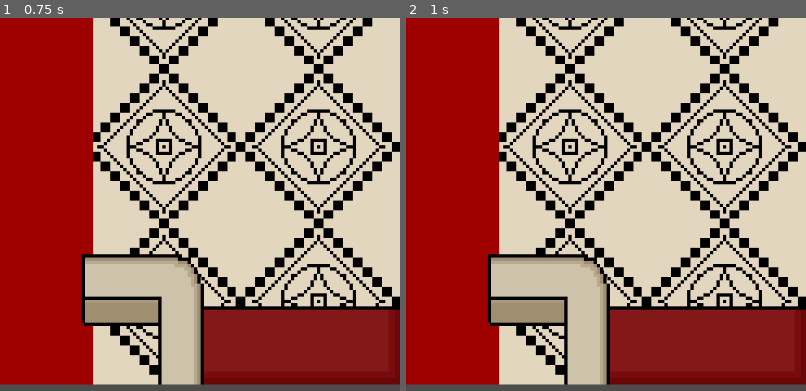
Above: before the commit, frames 1-2 (left to right).
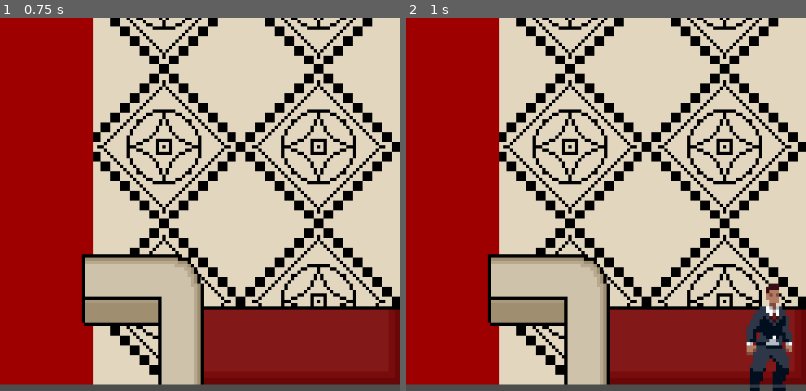
Above: after the commit, the same moments.

Repository: vulcanphoenix/Dine-Hard
Game: Godot game, scene res://Sprites/world/world.tscn
Same seed, same stepped clock (60 frames per second), same inputs: the game is played once before the commit and once after it.
Inputs:
- Up to frame 1 (0.75 s): tap Enter at 0.5 s
- Up to frame 2 (1 s): no input
The pictures show only the part of the screen within x 50-100%, y 50-100%; the shares and areas given below are measured in that part.

Frame 1 is identical in both runs. In frame 2, 2.1% of the frame differs, in the area x 85-97%, y 71-100%.

Commit message:
Customer spawn

Diff:
--- a/Sprites/player/Customer1M.tscn
+++ b/Sprites/player/Customer1M.tscn
@@ -106,7 +106,7 @@
 [node name="Customer1M" type="CharacterBody2D"]
 
 [node name="AnimatedSprite2D" type="AnimatedSprite2D" parent="."]
-scale = Vector2(4.01135, 3.97125)
+scale = Vector2(3.511, 3.476)
 sprite_frames = SubResource("SpriteFrames_200q6")
 animation = &"Idle"
 
--- a/Sprites/player/player.tscn
+++ b/Sprites/player/player.tscn
@@ -5,7 +5,7 @@
 [sub_resource type="GDScript" id="GDScript_db72c"]
 script/source = "extends CharacterBody2D
 var speed = 400
-func _physics_process(delta):
+func _physics_process(_delta):
 	var direction = Input.get_vector( \"left\", \"right\", \"up\", \"down\")
 	velocity = direction * speed
 
--- /dev/null
+++ b/Sprites/world/customer_spawn.gd
@@ -0,0 +1,75 @@
+extends Node2D
+
+# Preload your NPC scene
+@export var npc_scene: PackedScene
+@export var spawn_interval: float = 1.0
+@export var max_npcs: int = 1
+
+var spawn_points: Array[Marker2D] = []
+var active_npcs: Array[Node2D] = []
+var spawn_timer: Timer
+
+func _ready():
+	# Collect all Marker2D children as spawn points
+	collect_spawn_points()
+
+	# Setup spawn timer
+	spawn_timer = Timer.new()
+	spawn_timer.wait_time = spawn_interval
+	spawn_timer.timeout.connect(_on_spawn_timer_timeout)
+	add_child(spawn_timer)
+	spawn_timer.start()
+
+func collect_spawn_points():
+	# Find all Marker2D nodes in children
+	for child in get_children():
+		if child is Marker2D:
+			spawn_points.append(child)
+
+	print("Found ", spawn_points.size(), " spawn points")
+
+
+func spawn_npc():
+	if active_npcs.size() >= max_npcs:
+		return
+
+	if spawn_points.is_empty():
+		print("No spawn points available!")
+		return
+
+	if not npc_scene:
+		print("No NPC scene assigned!")
+		return
+
+	# Choose random spawn point
+	var _spawn_point = spawn_points[randi() % spawn_points.size()]
+
+	# Instantiate NPC
+	var npc = npc_scene.instantiate()
+	get_tree().current_scene.add_child(npc)
+
+# IMPORTANT: Set position AFTER adding to scene tree
+	# Use call_deferred to ensure it's set after the node is fully ready
+	npc.call_deferred("set_global_position", _spawn_point.global_position)
+	# Track the NPC
+	active_npcs.append(npc)
+
+	# Connect to NPC's death/removal signal if it has one
+	if npc.has_signal("npc_removed"):
+		npc.npc_died.connect(_on_npc_died)
+
+func _on_spawn_timer_timeout():
+	spawn_npc()
+
+func _on_npc_died(npc: Node2D):
+	active_npcs.erase(npc)
+
+# Manual spawn function you can call from other scripts
+func spawn_at_specific_point(point_index: int):
+	if point_index >= 0 and point_index < spawn_points.size():
+		var spawn_point = spawn_points[point_index]
+		var npc = npc_scene.instantiate()
+		get_tree().current_scene.add_child(npc)
+		npc.global_position = spawn_point.global_positiona
+		npc.global_rotation = spawn_point.global_rotation
+		active_npcs.append(npc)
--- a/Sprites/world/world.tscn
+++ b/Sprites/world/world.tscn
@@ -1,10 +1,12 @@
-[gd_scene load_steps=16 format=4 uid="uid://bbpoj0lm0sg5p"]
+[gd_scene load_steps=18 format=4 uid="uid://bbpoj0lm0sg5p"]
 
 [ext_resource type="Texture2D" uid="uid://dg2rkiamm2e3w" path="res://Sprites/world/Tables/New Piskel-1.png.png" id="1_4717r"]
 [ext_resource type="Texture2D" uid="uid://bih7lhv6krtd5" path="res://Sprites/world/Tiles/New Piskel (1) (6).png" id="1_h5o24"]
 [ext_resource type="Texture2D" uid="uid://bxnowhrju4y8u" path="res://Sprites/world/Tables/New Piskel-2.png.png" id="2_h5o24"]
 [ext_resource type="Texture2D" uid="uid://cgjwja0uhb8mt" path="res://Sprites/world/Tables/New Piskel-3.png.png" id="3_mmdvd"]
 [ext_resource type="PackedScene" uid="uid://b2w8lm5xe01w" path="res://Sprites/player/player.tscn" id="5_tat8m"]
+[ext_resource type="Script" uid="uid://blkt0xrfjgqyp" path="res://Sprites/world/customer_spawn.gd" id="6_is8iy"]
+[ext_resource type="PackedScene" uid="uid://7sa7l5gkx7vj" path="res://Sprites/player/Customer1.tscn" id="7_3sxfg"]
 
 [sub_resource type="TileSetAtlasSource" id="TileSetAtlasSource_mmdvd"]
 texture = ExtResource("1_h5o24")
@@ -155,3 +157,11 @@
 
 [node name="CharacterBody2D" parent="." instance=ExtResource("5_tat8m")]
 position = Vector2(421, 573)
+
+[node name="Customer Spawn" type="Node2D" parent="."]
+script = ExtResource("6_is8iy")
+npc_scene = ExtResource("7_3sxfg")
+max_npcs = 4
+
+[node name="spawn_point _1" type="Marker2D" parent="Customer Spawn"]
+position = Vector2(942, 854)
Not shown, added: Sprites/world/customer_spawn.gd.uid
